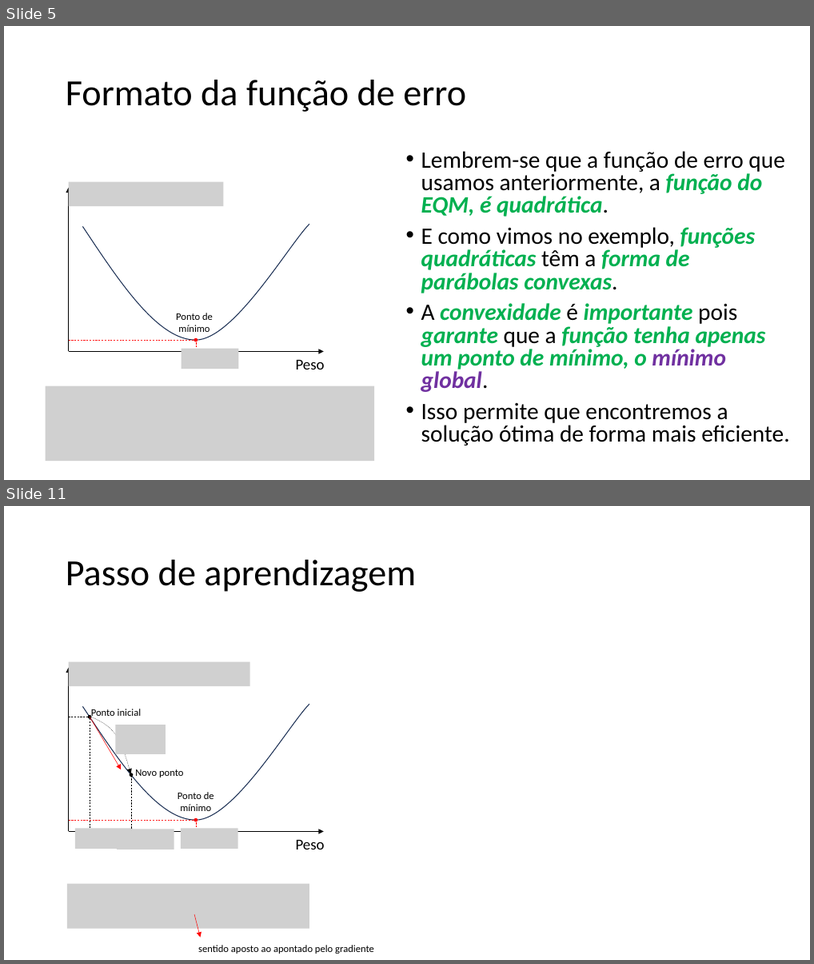
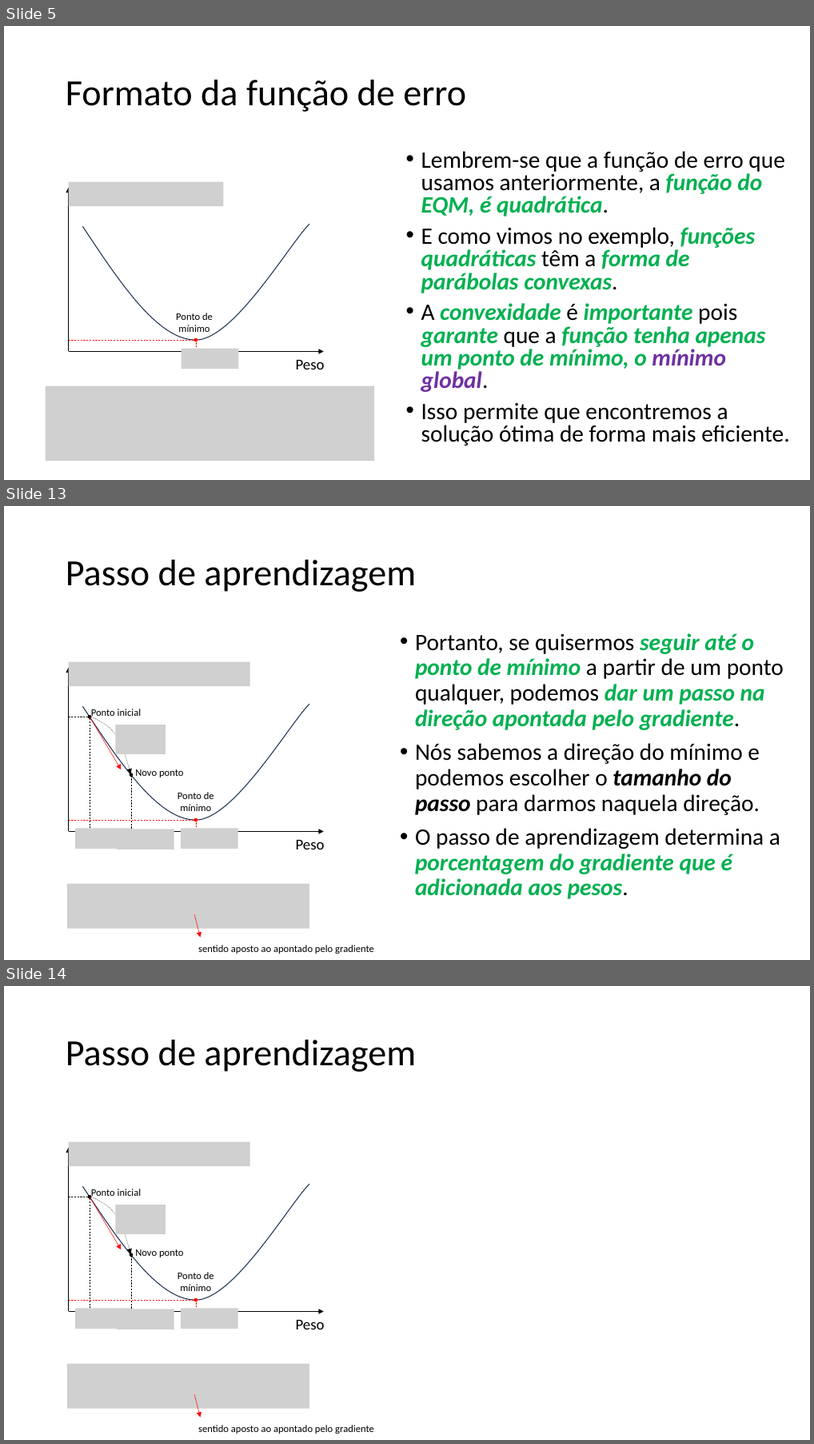
Before and after one commit to zz4fap/tp557-iot-ml, a slide deck: slides/TP557_6_Minimizando_o_erro.pptx. Shown one above the other, each under a label of ours: slides 5 and 11 before the commit, slides 5, 13 and 14 after it; the slides between them are not shown. The pictures are 814x964 and 814x1444 pixels, drawn with LibreOffice and Linux fonts; fonts in the diff are those of the drawing; grey boxes stand for pictures. Boxes give left, top, right and bottom in pixels: in the first picture for what was removed or moved away, otherwise in the second. Text is boxed around its words. In the diff, an @@ line names an element or a change of style, - is before the commit and + after.

```diff
--- a/slides/TP557_6_Minimizando_o_erro.pptx
+++ b/slides/TP557_6_Minimizando_o_erro.pptx
@@ slide 13 added at (x1=4, y1=506, x2=810, y2=960), background #FFFFFF @@
@@ title added at (x1=66, y1=560, x2=416, y2=592), 44 pt, text #000000 @@
+Passo de aprendizagem
@@ text added at (x1=415, y1=633, x2=784, y2=899), 28 pt, text #000000 @@
+• Portanto, se quisermos seguir até o ponto de mínimo a partir de um ponto qualquer, podemos dar um passo na direção apontada pelo gradiente.
+• Nós sabemos a direção do mínimo e podemos escolher o tamanho do passo para darmos naquela direção.
+• O passo de aprendizagem determina a porcentagem do gradiente que é adicionada aos pesos.
@@ group added at (x1=68, y1=661, x2=325, y2=850): 5 pictures, 5 lines, 4 texts, 3 arrows, 3 ellipses, 2 freeform shapes @@
+Peso
+Ponto de mínimo
+Ponto inicial
+Novo ponto
@@ picture added at (x1=67, y1=884, x2=310, y2=928) @@
@@ arrow added from (194, 914) to (201, 936), #FF0000 0.5 pt @@
@@ text added at (x1=198, y1=944, x2=374, y2=953), 12 pt, text #000000 @@
+sentido aposto ao apontado pelo gradiente
@@ what was slide 11 is now slide 14 @@
```
Also in this commit, not shown: 6 slides changed, 2 other slides added.
